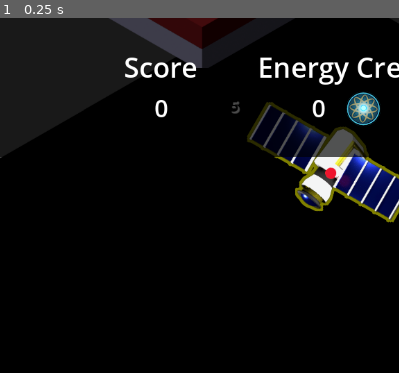
Above: before the commit, frame 1.
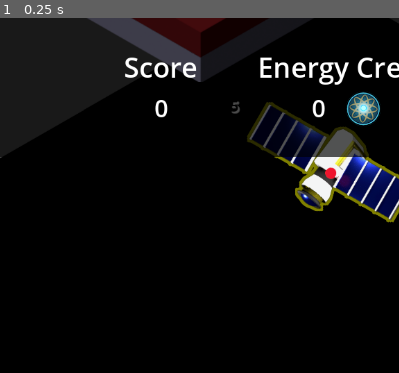
Above: after the commit, the same moment.

Repository: lifflander/stp
Game: Godot game, scene res://scenes/Main.tscn
The game is run twice, just before and just after one commit, with the same random seed, the same clock (stepped at 60 frames per second) and the same inputs.
Inputs:
- Up to frame 1 (0.25 s): no input
The pictures show only the part of the screen within x 8-58%, y 0-50%; the shares and areas given below are measured in that part.

The runs differ from the first frame. In frame 1, 2.3% of the frame differs, in the area x 22-79%, y 0-19%.

Commit message:
Fix attack counter, new crater

Diff:
--- a/iso-tileset-2.tres
+++ b/iso-tileset-2.tres
@@ -283,9 +283,7 @@
 
 [sub_resource type="TileSetAtlasSource" id="TileSetAtlasSource_d70ly"]
 texture = ExtResource("10_tgtjq")
-margins = Vector2i(32, 44)
-separation = Vector2i(61, 70)
-texture_region_size = Vector2i(420, 324)
+texture_region_size = Vector2i(480, 380)
 0:0/0 = 0
 1:0/0 = 0
 2:0/0 = 0
--- a/scripts/LogicEngine.gd
+++ b/scripts/LogicEngine.gd
@@ -269,6 +269,7 @@
 			return moved_counter == 0 and attack_counter == 0
 
 	func canAttack() -> bool:
+		print("canAttack: attack=", attack_counter, " moved=", moved_counter)
 		if abilities.hasDash():
 			return attack_counter == 0
 		else:
@@ -380,11 +381,11 @@
 		abilities.max_hp = hp
 
 	func attack(tile : Vector2i):
-		attack_counter += 1
 		var defending_unit = le.map.getTileVec(tile).unit
 		assert(defending_unit != null)
 
 func unitAttack(attacking : Unit, defending : Unit):
+	attacking.attack_counter += 1
 	assert(attacking != null)
 	assert(defending != null)
 	var attackForce : float = attacking.abilities.attack * (float(attacking.abilities.hp) / attacking.abilities.max_hp)
Binary file changed: assets/tilesets/CircularCrater_Tiles_1.png
